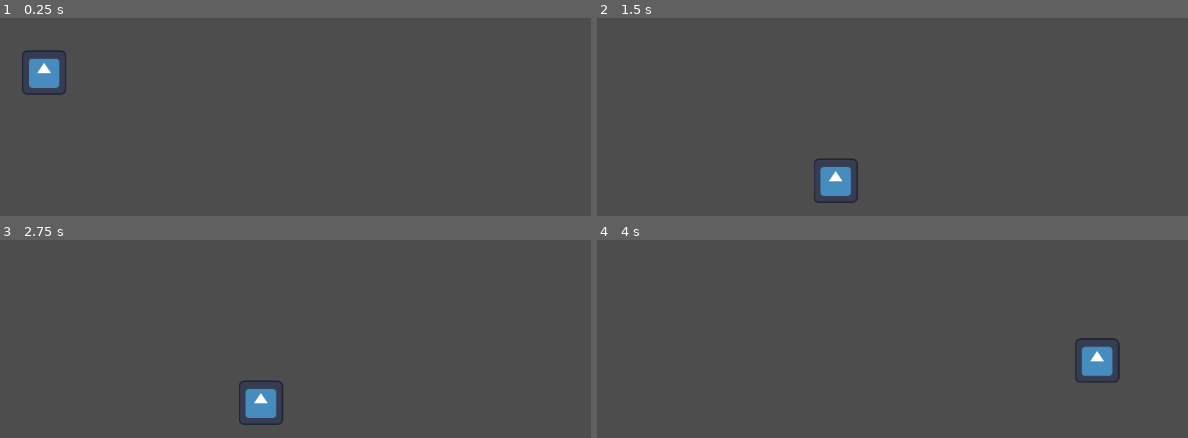
Above: before the commit, frames 1-4 (two rows, left to right).
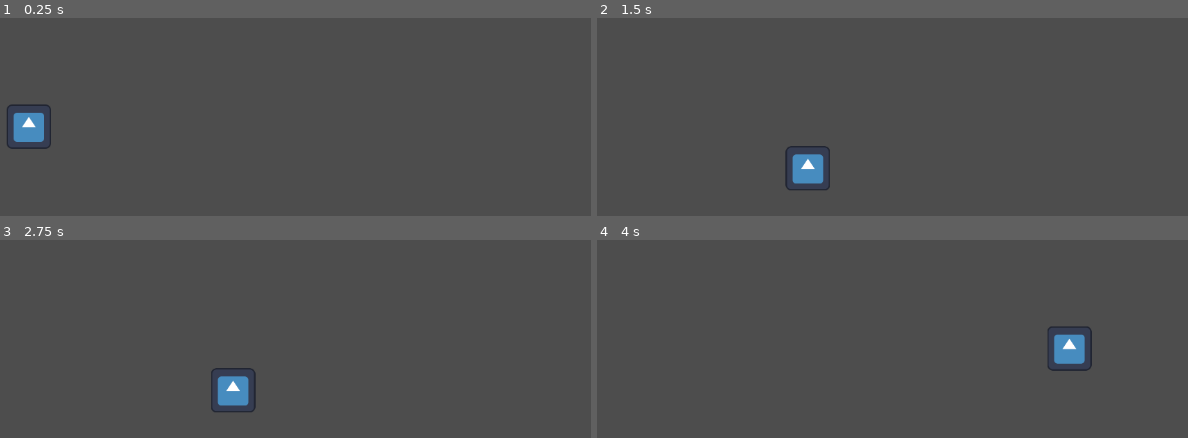
Above: after the commit, the same moments.

Repository: KiMurray/2d-Movement
Game: Godot game, scene res://Baseline.tscn
The game is run twice, just before and just after one commit, with the same random seed, the same clock (stepped at 60 frames per second) and the same inputs. The engine's default icon, where the game draws it, is replaced by a stand-in: a white triangle on a blue panel in a dark square.
Inputs:
- Up to frame 1 (0.25 s): no input
- Up to frame 2 (1.5 s): tap Enter (ui_accept) at 0.5, 0.77 s; hold Right (ui_right) from 0.53 s (still down)
- Up to frame 3 (2.75 s): tap Enter (ui_accept) at 1.52 s; release Right (ui_right) at 2.03 s; hold Left (ui_left) from 2.03 s (still down)
- Up to frame 4 (4 s): release Left (ui_left) at 2.78 s; hold Right (ui_right) from 2.78 s (still down); tap Enter (ui_accept) at 3.02, 3.77 s

The runs differ from the first frame. In frame 1, 2.0% of the frame differs, in the area x 1-12%, y 16-67%; in frame 2, 1.9%; in frame 3, 1.9%; in frame 4, 1.9%.

Commit message:
added ghost fling

Diff:
--- a/Baseline.tscn
+++ b/Baseline.tscn
@@ -16,7 +16,7 @@
 [node name="Main" type="Node2D"]
 
 [node name="Knight" type="CharacterBody2D" parent="." node_paths=PackedStringArray("dash_component")]
-position = Vector2(326, 401)
+position = Vector2(304, 479)
 script = ExtResource("1_flu07")
 dash_component = NodePath("DashComponent")
 metadata/_edit_group_ = true
@@ -55,7 +55,7 @@
 texture = ExtResource("2_hikmb")
 
 [node name="PreJumpTimer2" type="Timer" parent="Knight/SpiritComponent"]
-wait_time = 2.0
+wait_time = 0.15
 one_shot = true
 
 [node name="BashComponent" type="Node2D" parent="Knight/SpiritComponent" node_paths=PackedStringArray("knight", "spirit")]
@@ -67,13 +67,27 @@
 wait_time = 0.2
 one_shot = true
 
+[node name="FlingTimer" type="Timer" parent="Knight/SpiritComponent"]
+wait_time = 0.2
+one_shot = true
+
 [node name="StaticBody2D" type="StaticBody2D" parent="."]
 position = Vector2(492, 657)
-scale = Vector2(0.738506, 0.583333)
+scale = Vector2(0.936097, 2.36265)
 collision_layer = 3
 metadata/_edit_group_ = true
 
 [node name="CollisionShape2D" type="CollisionShape2D" parent="StaticBody2D"]
+position = Vector2(88, 16.5)
+shape = SubResource("RectangleShape2D_k71km")
+
+[node name="StaticBody2D5" type="StaticBody2D" parent="."]
+position = Vector2(540, 211)
+scale = Vector2(0.0986185, 2.00334)
+collision_layer = 3
+metadata/_edit_group_ = true
+
+[node name="CollisionShape2D" type="CollisionShape2D" parent="StaticBody2D5"]
 position = Vector2(88, 16.5)
 shape = SubResource("RectangleShape2D_k71km")
 
@@ -108,3 +122,4 @@
 
 [connection signal="timeout" from="Knight/DashComponent/DashTimer" to="Knight/DashComponent" method="_on_dash_timer_timeout"]
 [connection signal="timeout" from="Knight/SpiritComponent/BashComponent/BashTimer" to="Knight/SpiritComponent/BashComponent" method="_on_bash_timer_timeout"]
+[connection signal="timeout" from="Knight/SpiritComponent/FlingTimer" to="Knight/SpiritComponent" method="_on_fling_timer_timeout"]
--- a/BashComponent.gd
+++ b/BashComponent.gd
@@ -5,6 +5,8 @@
 
 var is_bashing : bool = false
 var bash_vector : Vector2
+var bash_learned = false
+
 
 @export var knight : CharacterBody2D
 @export var spirit : SpritComponent
@@ -20,11 +22,11 @@
 
 
 func handle_bash():
+	if not bash_learned: #Check if ability learned
+		return
 	if is_bashing:
 		knight.velocity = BASH_SPEED * bash_vector
 		pass
-
-
 
 	if Input.is_action_just_pressed("RB") and spirit.is_spirit:
 		spirit.can_move = false
--- a/SpiritComponent.gd
+++ b/SpiritComponent.gd
@@ -5,9 +5,14 @@
 var gravity = 800
 var knight_to_ghost_vector: Vector2
 var can_move = true
+var tether_stretch = 0
+var max_tether_stretch = 30
+var prev_dir
+var is_flinging = false
+var fling_learned = true
 
 
-const TETHER_RANGE = 100
+const TETHER_RANGE = 200
 const SPEED = 500
 const JUMP_VELOCITY = -400
 @export var knight : CharacterBody2D
@@ -27,28 +32,52 @@
 	toggle_spirit_listener()
 	visible = is_spirit
 	#_draw()
+	if is_spirit:
+		queue_redraw()
 	if is_spirit and can_move:
 		knight.can_move = false
-		queue_redraw()
+
 		# Set vars
 		jump_listener()
 		gravity_process(delta)
 
 		var direction = Input.get_axis("ui_left", "ui_right")
+
 		if is_on_floor():
-			if direction:
-				velocity.x = direction * SPEED  # move along ground
-			else:
-				velocity.x = move_toward(velocity.x, 0, SPEED/10) #friction on floor
+			if not is_flinging:
+				if direction:
+					if position.length() > TETHER_RANGE:
+						if fling_learned:
+							tether_stretch = min(tether_stretch +1, max_tether_stretch)
+					velocity.x = direction * SPEED  # move along ground
+					prev_dir = direction
+				else:
+					if tether_stretch > 0: #Fling must be learned for > 0
+						$FlingTimer.start()
+						can_move = false
+						is_flinging = true
+						velocity.x =  500 * -prev_dir
+						tether_stretch -= 1
+						print(velocity.x, "   ", tether_stretch)
+					else:
+						velocity.x = move_toward(velocity.x, 0, SPEED/10) #friction on floor
+						tether_stretch = 0
+			else: #Flinging
+				pass
+				#velocity.x = 1000 * prev_dir
 		else:# not on floor
 			if direction:
 				velocity.x = move_toward(velocity.x, direction * SPEED, SPEED/10)  #friction in air by player
 			else:
 				velocity.x = move_toward(velocity.x, 0, SPEED/20) # friction in air alone
 
+		#print("before",position.length())
+		position = position.limit_length(TETHER_RANGE + tether_stretch)
+		#print(position.length())
 
-		position = position.limit_length(200)
-		move_and_slide()
+	move_and_slide()
+		#print(position.length())
+
 	# End of process
 	pass
 
@@ -70,13 +99,19 @@
 			position = Vector2(0,0)
 			visible = false
 			is_spirit = false
-
 		else:
 			#Transform into spirit
 			is_spirit = true
 			velocity = Vector2(knight.velocity.x, min(0, knight.velocity.y))
-		knight.can_move = !is_spirit
-		print("setting knight can move = ", knight.can_move)
+		knight.can_move = !is_spirit ## TODO Remove this?
 func gravity_process(delta):
 	if not is_on_floor():
 		velocity.y += gravity * delta
+
+
+func _on_fling_timer_timeout():
+	print("I am timiing out ")
+	is_flinging = false
+	can_move = true
+	tether_stretch = 0
+	pass
